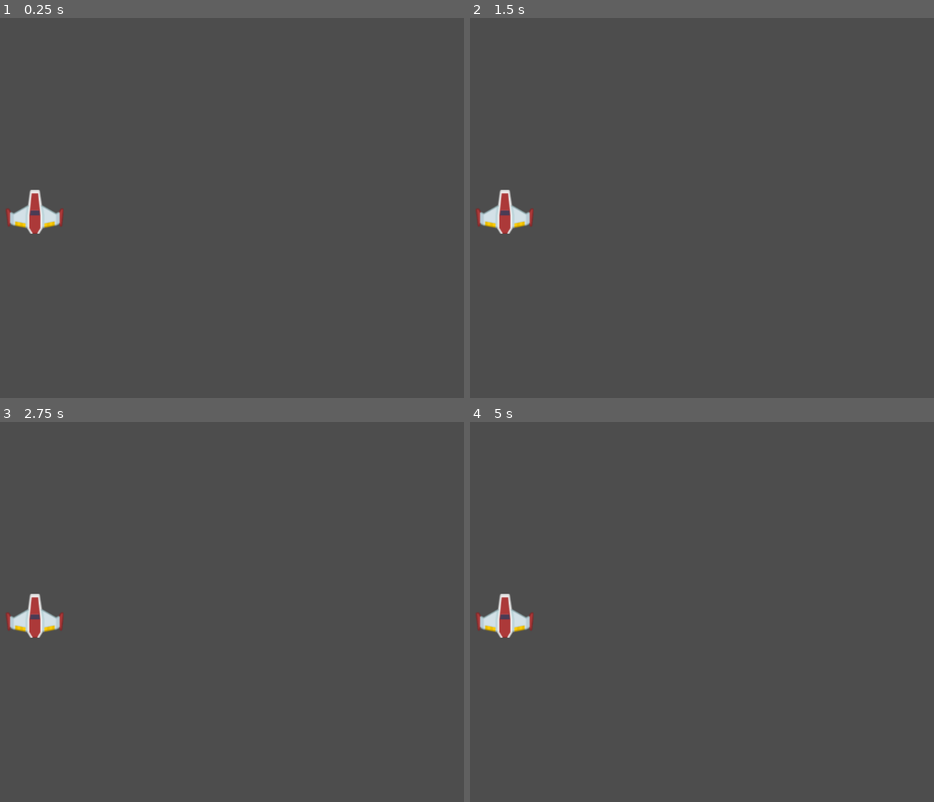
Above: before the commit, frames 1-4 (two rows, left to right).
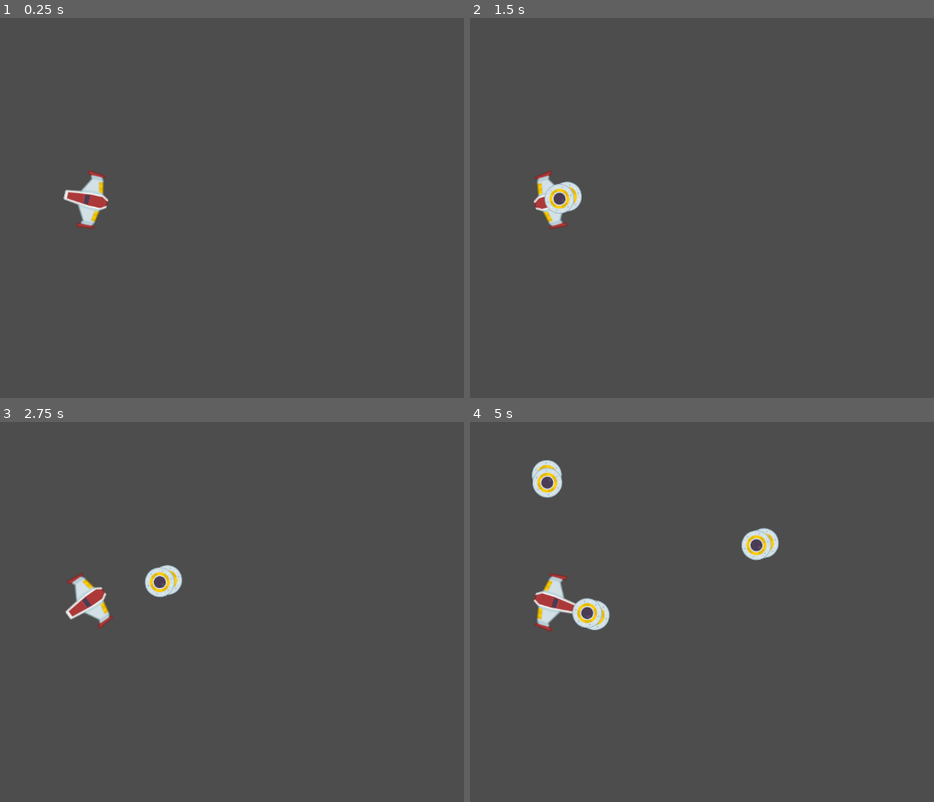
Above: after the commit, the same moments.

Repository: game-dev-besties/chicken-game
Game: Godot game, scene res://scenes/game.tscn
Same seed, same stepped clock (60 frames per second), same inputs: the game is played once before the commit and once after it.
Inputs (mouse positions are in pixels of both pictures, inside the frame that each line leads up to):
- Up to frame 1 (0.25 s): no input
- Up to frame 2 (1.5 s): tap Enter at 0.5 s; move the mouse to (743, 189) at 0.52 s; press the mouse at (743, 189) at 0.53 s; tap Space at 1.25 s; move the mouse to (outside the picture) at 1.27 s; release the mouse at (outside the picture) at 1.28 s; click (outside the picture) at 1.35 s
- Up to frame 3 (2.75 s): move the mouse to (194, 528) at 2.02 s; press the mouse at (194, 528) at 2.03 s
- Up to frame 4 (5 s): move the mouse to (562, 688) at 2.77 s; release the mouse at (562, 688) at 2.78 s; click (562, 688) at 2.85 s; move the mouse to (799, 669) at 3.52 s; press the mouse at (799, 669) at 3.53 s; move the mouse to (outside the picture) at 4.27 s; release the mouse at (outside the picture) at 4.28 s; click (outside the picture) at 4.35 s

The runs differ from the first frame. In frame 1, 1.5% of the frame differs, in the area x 1-24%, y 40-57%; in frame 2, 1.6%; in frame 3, 1.9%; in frame 4, 2.9%, in the area x 1-67%, y 10-57%.

Commit message:
added eggs and chicken rotation

Diff:
--- a/project.godot
+++ b/project.godot
@@ -20,6 +20,14 @@
 version_control/plugin_name="GitPlugin"
 version_control/autoload_on_startup=true
 
+[input]
+
+click={
+"deadzone": 0.5,
+"events": [Object(InputEventMouseButton,"resource_local_to_scene":false,"resource_name":"","device":-1,"window_id":0,"alt_pressed":false,"shift_pressed":false,"ctrl_pressed":false,"meta_pressed":false,"button_mask":0,"position":Vector2(0, 0),"global_position":Vector2(0, 0),"factor":1.0,"button_index":1,"canceled":false,"pressed":false,"double_click":false,"script":null)
+]
+}
+
 [rendering]
 
 renderer/rendering_method="gl_compatibility"
--- /dev/null
+++ b/scenes/chicken.tscn
@@ -0,0 +1,27 @@
+[gd_scene load_steps=5 format=3 uid="uid://cp14j05wa35i8"]
+
+[ext_resource type="Texture2D" uid="uid://biva8na6x5fm" path="res://assets/SpaceShooterRedux/PNG/playerShip1_red.png" id="1_8lgr2"]
+[ext_resource type="Script" path="res://scripts/chicken.gd" id="1_jqoam"]
+[ext_resource type="Texture2D" uid="uid://dpmf2b1d7kinl" path="res://assets/SpaceShooterRedux/PNG/playerShip2_red.png" id="2_30e3w"]
+
+[sub_resource type="SpriteFrames" id="SpriteFrames_rgdu2"]
+animations = [{
+"frames": [{
+"duration": 1.0,
+"texture": ExtResource("1_8lgr2")
+}, {
+"duration": 1.0,
+"texture": ExtResource("2_30e3w")
+}],
+"loop": true,
+"name": &"default",
+"speed": 2.0
+}]
+
+[node name="Chicken" type="CharacterBody2D"]
+collision_layer = 2
+script = ExtResource("1_jqoam")
+
+[node name="AnimatedSprite2D" type="AnimatedSprite2D" parent="."]
+sprite_frames = SubResource("SpriteFrames_rgdu2")
+frame_progress = 0.928661
--- /dev/null
+++ b/scenes/egg.tscn
@@ -0,0 +1,23 @@
+[gd_scene load_steps=4 format=3 uid="uid://dx6jhe5ckltna"]
+
+[ext_resource type="Script" path="res://scripts/Egg.gd" id="1_0udo1"]
+[ext_resource type="Texture2D" uid="uid://csamoe636lx4w" path="res://assets/SpaceShooterRedux/PNG/ufoYellow.png" id="2_2gdao"]
+
+[sub_resource type="SpriteFrames" id="SpriteFrames_vhu3q"]
+animations = [{
+"frames": [{
+"duration": 1.0,
+"texture": ExtResource("2_2gdao")
+}],
+"loop": true,
+"name": &"default",
+"speed": 5.0
+}]
+
+[node name="Egg" type="CharacterBody2D"]
+script = ExtResource("1_0udo1")
+
+[node name="AnimatedSprite2D" type="AnimatedSprite2D" parent="."]
+position = Vector2(1, -1)
+scale = Vector2(0.554945, 0.554945)
+sprite_frames = SubResource("SpriteFrames_vhu3q")
--- a/scenes/game.tscn
+++ b/scenes/game.tscn
@@ -1,8 +1,10 @@
-[gd_scene load_steps=2 format=3 uid="uid://lq161vi7gssa"]
+[gd_scene load_steps=3 format=3 uid="uid://lq161vi7gssa"]
 
-[ext_resource type="PackedScene" uid="uid://cp14j05wa35i8" path="res://chicken.tscn" id="1_hj3n4"]
+[ext_resource type="PackedScene" uid="uid://cp14j05wa35i8" path="res://scenes/chicken.tscn" id="1_hj3n4"]
+[ext_resource type="Script" path="res://scripts/game.gd" id="1_le0yu"]
 
 [node name="game" type="Node2D"]
+script = ExtResource("1_le0yu")
 
 [node name="Chicken" parent="." instance=ExtResource("1_hj3n4")]
-position = Vector2(420, 331)
+position = Vector2(507, 309)
--- /dev/null
+++ b/scripts/Egg.gd
@@ -0,0 +1,16 @@
+extends CharacterBody2D
+
+@export var SPEED = 100
+@onready var chicken = load("res://scenes/chicken.tscn").instantiate()
+
+var dir : float
+var spawnPos : Vector2
+var spawnRot : float
+
+func _ready():
+	global_position = spawnPos
+	global_rotation = spawnRot
+
+func _physics_process(delta):
+	velocity = Vector2(0, -SPEED).rotated(dir)
+	move_and_slide()
--- /dev/null
+++ b/scripts/chicken.gd
@@ -0,0 +1,35 @@
+extends CharacterBody2D
+
+
+const SPEED = 300.0
+const JUMP_VELOCITY = -400.0
+
+# Get the gravity from the project settings to be synced with RigidBody nodes.
+var gravity = ProjectSettings.get_setting("physics/2d/default_gravity")
+
+
+@onready var main = get_tree().get_root().get_node("game")
+@onready var projectile = load("res://scenes/egg.tscn")
+
+func _ready():
+	pass
+
+func _input(event):
+	if event is InputEventMouseButton:
+		if event.button_index == MOUSE_BUTTON_LEFT and event.is_released():
+			print("Left button was clicked at ", event.position)
+
+			var instance = projectile.instantiate()
+			instance.dir = rotation
+			instance.spawnPos = position
+			instance.spawnRot = rotation
+			main.add_child.call_deferred(instance)
+
+
+func _physics_process(delta):
+	var dir = get_angle_to(get_global_mouse_position()) - PI/2
+	rotate(dir)
+
+	#if Input.is_action_pressed("click"):
+		#velocity = Vector2(0, -SPEED).rotated(dir)
+		#move_and_slide()
--- /dev/null
+++ b/scripts/game.gd
@@ -0,0 +1,4 @@
+extends Node2D
+
+func _ready():
+	pass
